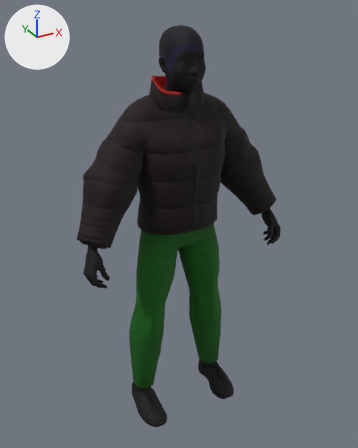
Before and after pictures for a commit that changed the glTF model assets/models/crowd_u.glb.
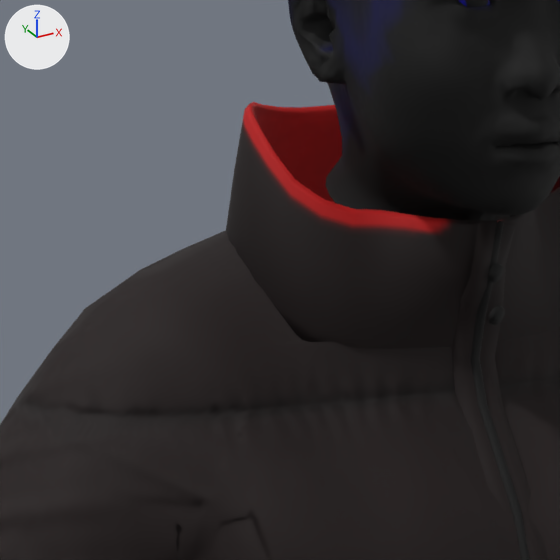
Old and new are each drawn whole from a camera (50 mm lens) standing at (-0.916, -1.696, 1.724) and looking at (0.006, -0.019, 0.885) and again close up on the part from 32% to 55% of the width and 13% to 32% of the height. Lighting does not change. The marker at upper left points along +X, +Y and +Z. The first two pictures are the older version. Where no turn or scale is listed for an object, it has been applied to the vertices. Vertices at exactly the same position are counted once.

The first close-up shows 'Body'.
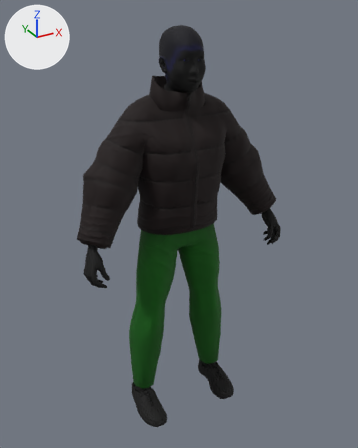
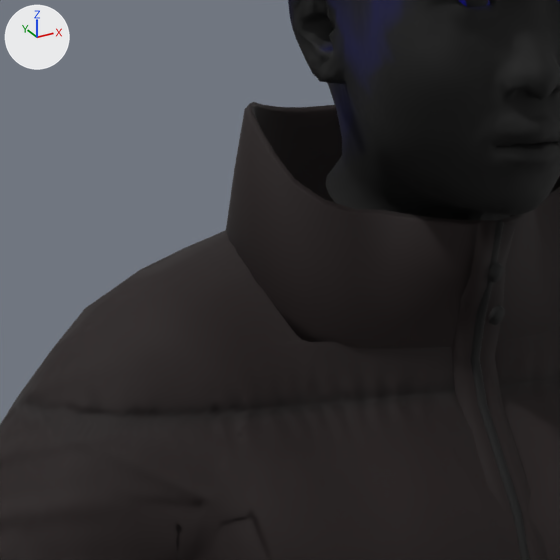
Diff of the bpy script that builds the scene:
```diff
--- a/assets/models/crowd_u.glb.py
+++ b/assets/models/crowd_u.glb.py
@@ me_body @@
 # used by ob_body; location = (0.0, 0.0, 0.0)
-me_body.from_pydata(...)  # 10478 vertices, 19683 faces; spans x -0.45..0.45, y -0.2..0.12, z 0.0..1.66
+me_body.from_pydata(...)  # 9632 vertices, 18009 faces; spans x -0.45..0.45, y -0.2..0.12, z 0.0..1.66
+# me_body part 1: 2440 kept faces spanning x -0.43..0.43, y -0.2..0.08, z 0.0..1.57 get new texture (UV) coordinates
+# edits to the shape of me_body do not show in these pictures
 me_body.materials.append(mat_crowd_u_body)
```

Pixel boxes [x1, y1, x2, y2] of what changed, in the close-ups (560 x 560 px):
part 1 of me_body, surface changed (red to black): [241, 102, 560, 238] in both
